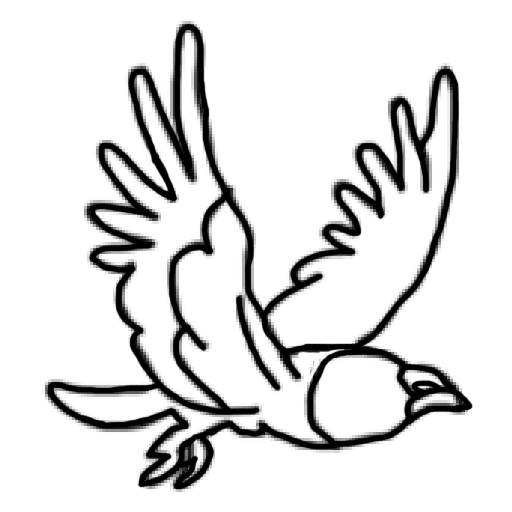
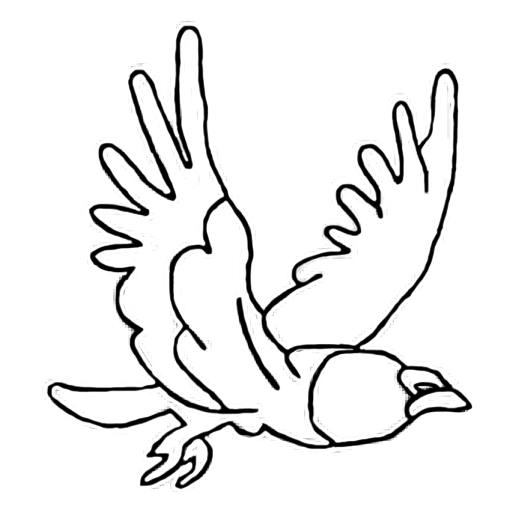
Layers edited between the first and the second 512x512 image:
painted on "Layer 4" over [43, 21, 474, 492]
